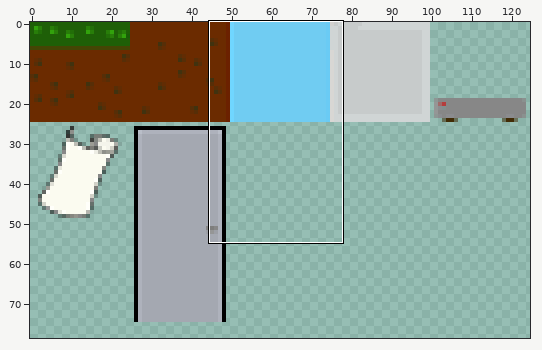
Two versions of one sprite sheet, games/slideMan/assets/textureMap_.png. The picture above shows the old version from afar; the outline marks the close-up.
Close-up. First the earlier version:
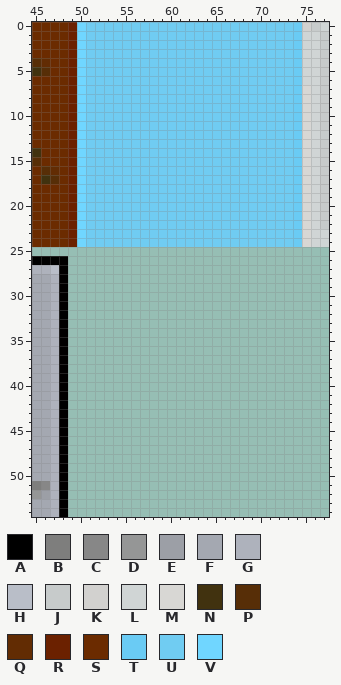
The file is 125x125 pixels. Pixels under 10% opacity are left out. Colours within 5 levels of each other are drawn and written as one. Shown: x 45..77, y 0..54. The wide view leaves out empty margins. The commit also changed other parts of the picture, which this record leaves out.
Palette (. is transparent): A #000000  B #7e7e7d  C #878787  D #959696  E #9c9fa6  F #a4a8b1  G #aeb2bc  H #b9bec8  J #c7cbcb  K #d2d1cf  L #d0d5d5  M #d8d7d4  N #41320f  P #572e07  Q #622c03  R #6b2100  S #6b2b00  T #6acbf4  U #70ccf2  V #70d6ff
After:
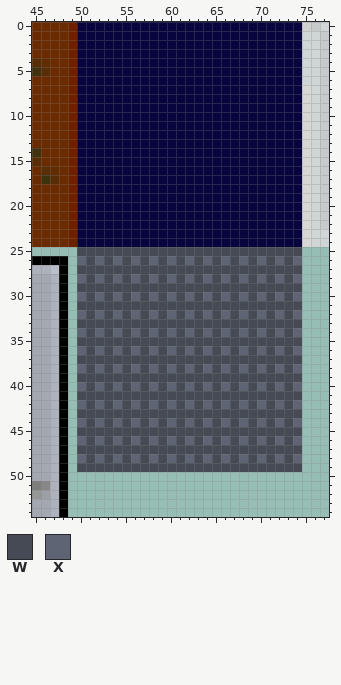
Colours new in this view: W #464a54  X #5e6474
Edits made:
colour U: #70ccf2 -> #07043e
y 0..24: x 50 V -> U; x 74 T -> U
y 25: x 50..74 ......................... -> WWWWWWWWWWWWWWWWWWWWWWWWW
y 26: x 50..74 ......................... -> XWXWXWXWXWXWXWXWXWXWXWXWX
y 27: x 50..74 ......................... -> WWWWWWWWWWWWWWWWWWWWWWWWW
y 28: x 50..74 ......................... -> XWXWXWXWXWXWXWXWXWXWXWXWX
y 29: x 50..74 ......................... -> WWWWWWWWWWWWWWWWWWWWWWWWW
y 30: x 50..74 ......................... -> XWXWXWXWXWXWXWXWXWXWXWXWX
y 31: x 50..74 ......................... -> WWWWWWWWWWWWWWWWWWWWWWWWW
y 32: x 50..74 ......................... -> XWXWXWXWXWXWXWXWXWXWXWXWX
y 33: x 50..74 ......................... -> WWWWWWWWWWWWWWWWWWWWWWWWW
y 34: x 50..74 ......................... -> XWXWXWXWXWXWXWXWXWXWXWXWX
y 35: x 50..74 ......................... -> WWWWWWWWWWWWWWWWWWWWWWWWW
y 36: x 50..74 ......................... -> XWXWXWXWXWXWXWXWXWXWXWXWX
y 37: x 50..74 ......................... -> WWWWWWWWWWWWWWWWWWWWWWWWW
y 38: x 50..74 ......................... -> XWXWXWXWXWXWXWXWXWXWXWXWX
y 39: x 50..74 ......................... -> WWWWWWWWWWWWWWWWWWWWWWWWW
y 40: x 50..74 ......................... -> XWXWXWXWXWXWXWXWXWXWXWXWX
y 41: x 50..74 ......................... -> WWWWWWWWWWWWWWWWWWWWWWWWW
y 42: x 50..74 ......................... -> XWXWXWXWXWXWXWXWXWXWXWXWX
y 43: x 50..74 ......................... -> WWWWWWWWWWWWWWWWWWWWWWWWW
y 44: x 50..74 ......................... -> XWXWXWXWXWXWXWXWXWXWXWXWX
y 45: x 50..74 ......................... -> WWWWWWWWWWWWWWWWWWWWWWWWW
y 46: x 50..74 ......................... -> XWXWXWXWXWXWXWXWXWXWXWXWX
y 47: x 50..74 ......................... -> WWWWWWWWWWWWWWWWWWWWWWWWW
y 48: x 50..74 ......................... -> XWXWXWXWXWXWXWXWXWXWXWXWX
y 49: x 50..74 ......................... -> WWWWWWWWWWWWWWWWWWWWWWWWW
